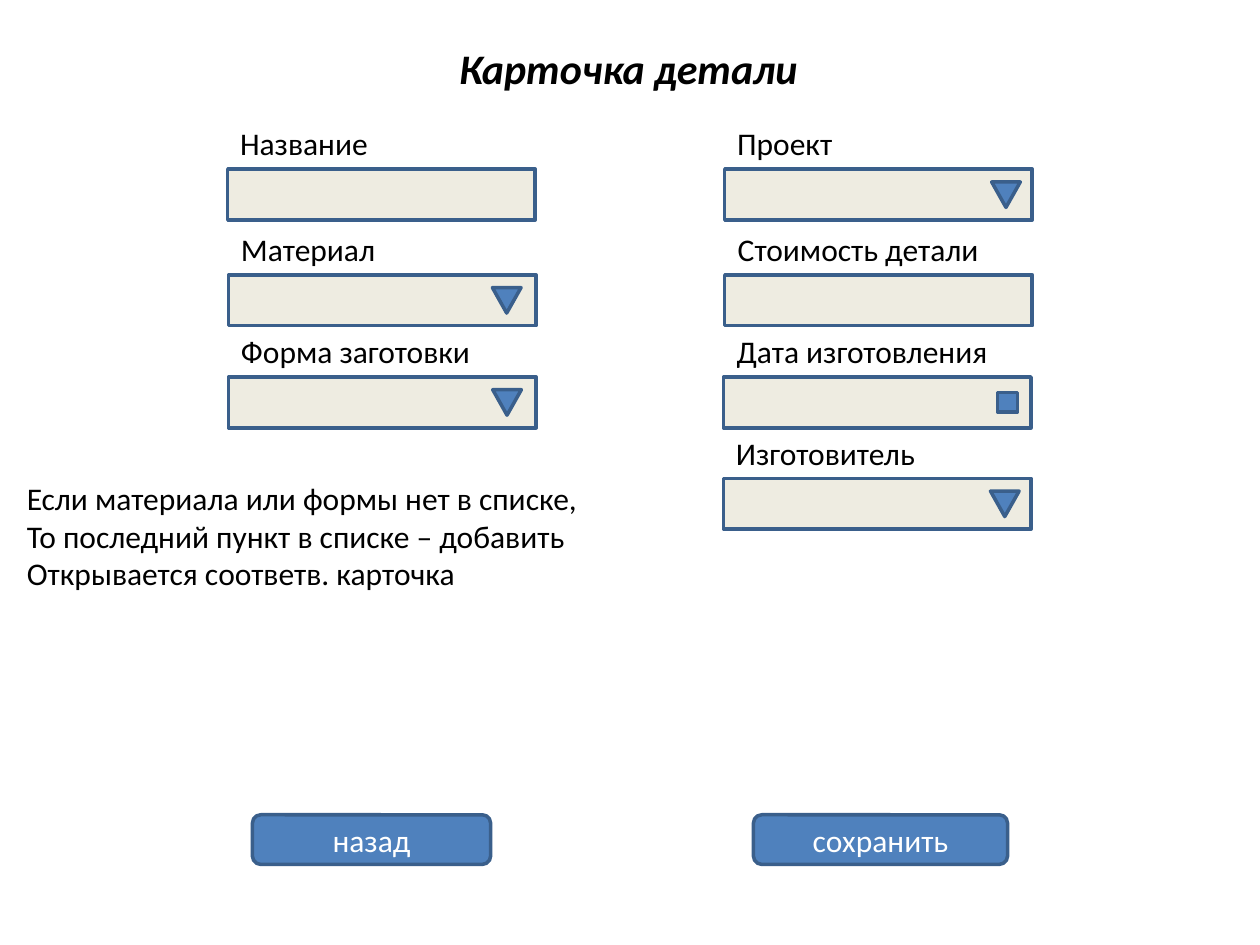
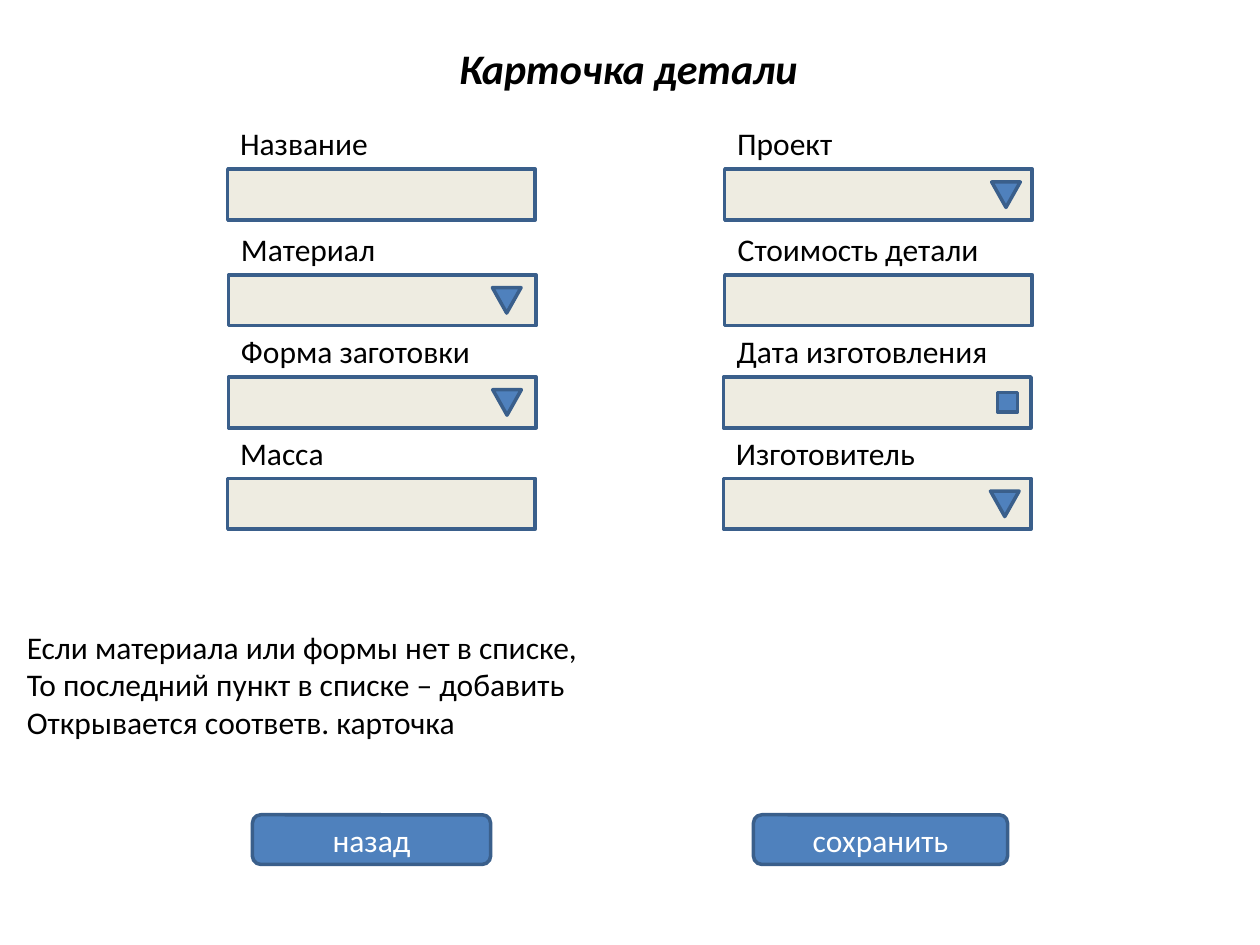
Before and after one commit to ytsep/projects_TPI, a slide deck: slide 7 of ПроектыТПИ.pptx (slide 5 before the commit). Drawn at 1260x945 pixels with LibreOffice and Linux fonts; fonts in the diff are those of the drawing. Boxes give left, top, right and bottom in pixels: in the first picture for what was removed or moved away, otherwise in the second. Text is boxed around its words. In the diff, an @@ line names an element or a change of style, - is before the commit and + after.

```diff
--- a/ПроектыТПИ.pptx
+++ b/ПроектыТПИ.pptx
@@ text added at (x1=240, y1=444, x2=324, y2=466), 18 pt, text #000000 @@
+Масса
@@ rectangle added at (x1=228, y1=479, x2=536, y2=529), fill #EEECE1, outline #3A5F8C 2 pt @@
@@ text "Если материала или формы нет ..." moved from (x1=27, y1=488, x2=577, y2=590) to (x1=27, y1=637, x2=577, y2=739) @@
```
Also in this commit, not shown: 1 other slide changed, 2 slides added.
